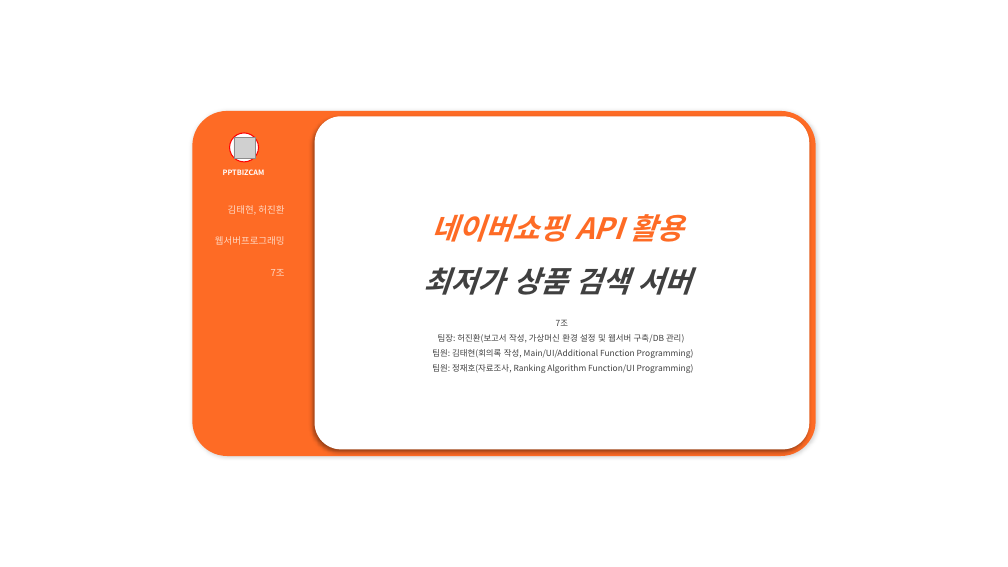
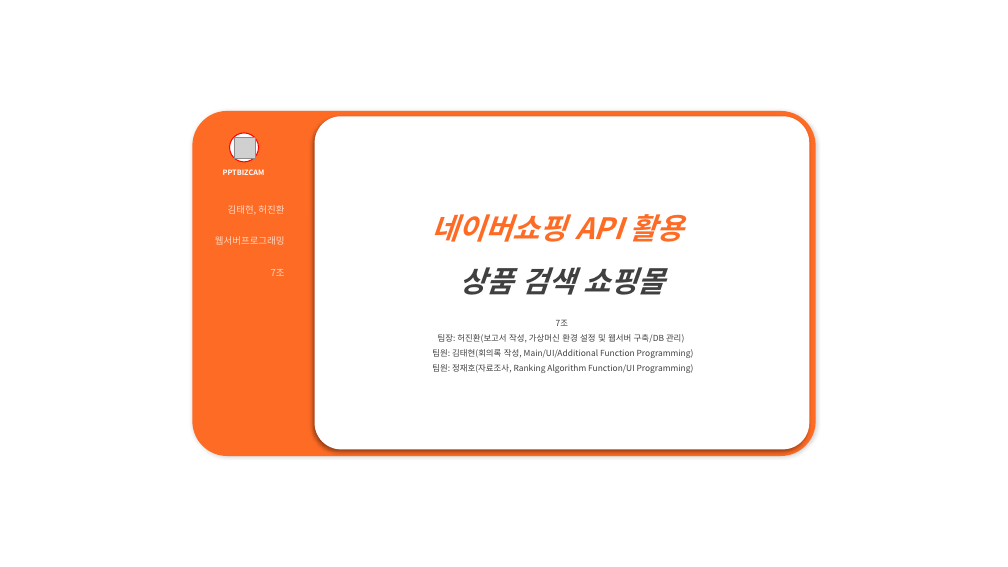
Before and after one commit to znantothelimit/webserver_shoppingmall, a slide deck: slide 1 of 제출물/07조_허진환_0608.pptx. Drawn at 1008x567 pixels with LibreOffice and Linux fonts; fonts in the diff are those of the drawing; grey boxes stand for pictures. Boxes give left, top, right and bottom in pixels: in the first picture for what was removed or moved away, otherwise in the second. Text is boxed around its words. In the diff, an @@ line names an element or a change of style, - is before the commit and + after.

Commit message:
시연

```diff
--- a/제출물/07조_허진환_0608.pptx
+++ b/제출물/07조_허진환_0608.pptx
@@ text in rounded rectangle at bbox=[459, 267, 665, 295]: text changed @@
-최저가 상품 검색 서버
+상품 검색 쇼핑몰
```
